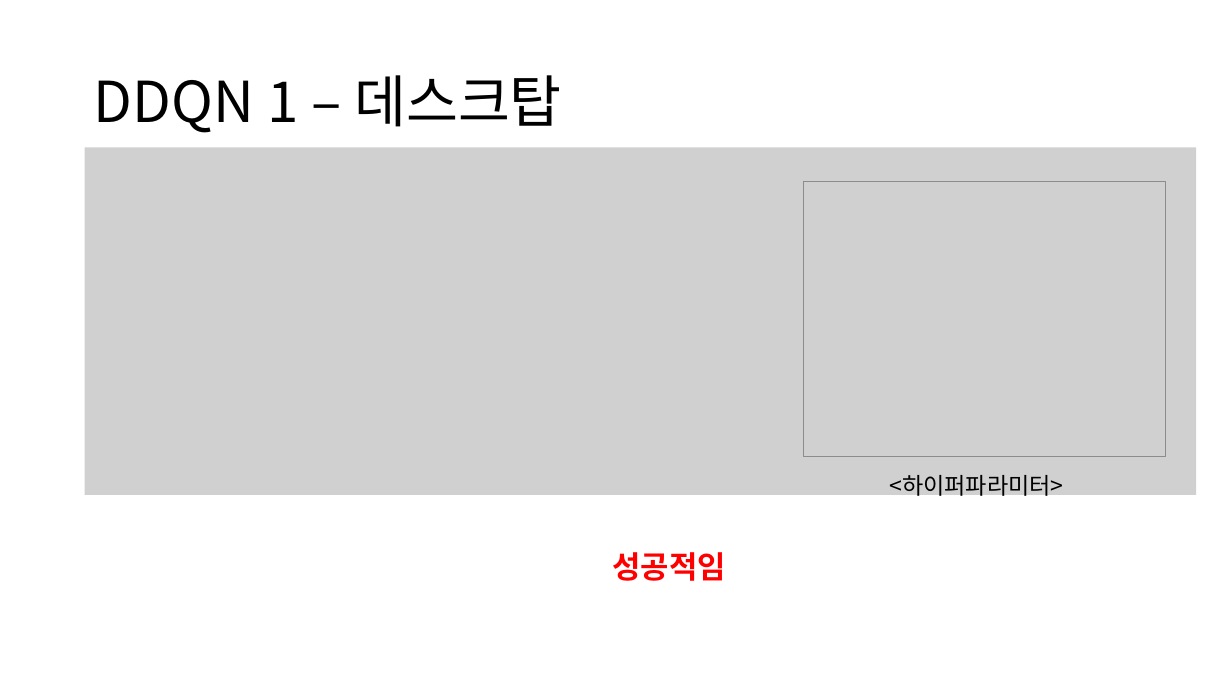
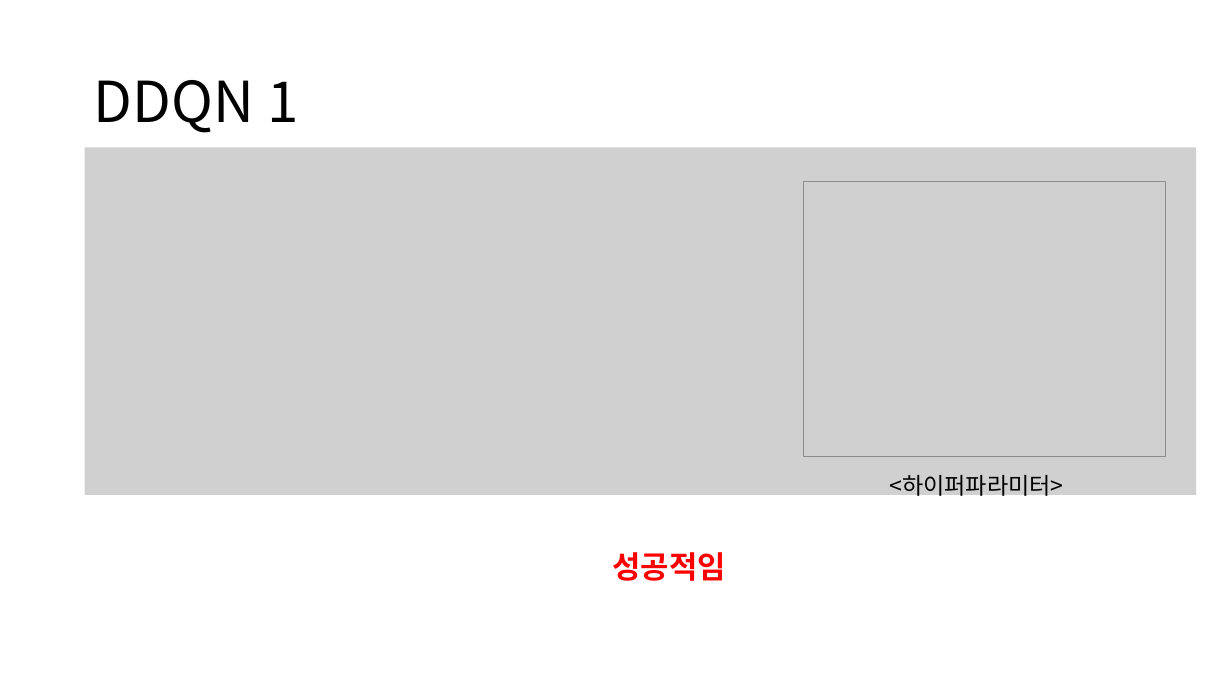
Before and after one commit to zidane89/experiment, a slide deck: slide 3 of 실험정리.pptx (slide 2 before the commit). Drawn at 1232x693 pixels with LibreOffice and Linux fonts; fonts in the diff are those of the drawing; grey boxes stand for pictures. Boxes give left, top, right and bottom in pixels: in the first picture for what was removed or moved away, otherwise in the second. Text is boxed around its words. In the diff, an @@ line names an element or a change of style, - is before the commit and + after.

```diff
--- a/실험정리.pptx
+++ b/실험정리.pptx
@@ title at box(94, 80, 298, 133): text changed @@
-DDQN 1 – 데스크탑
+DDQN 1
```
Also in this commit, not shown: 2 other slides changed, 3 slides added.
